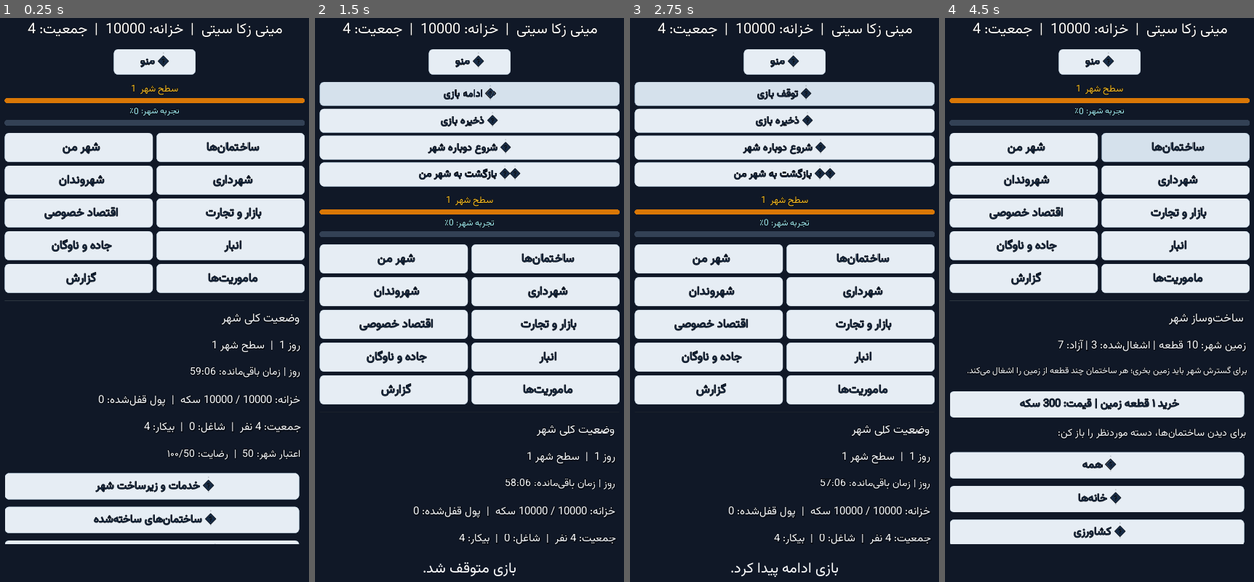
Above: before the commit, frames 1-4 (left to right).
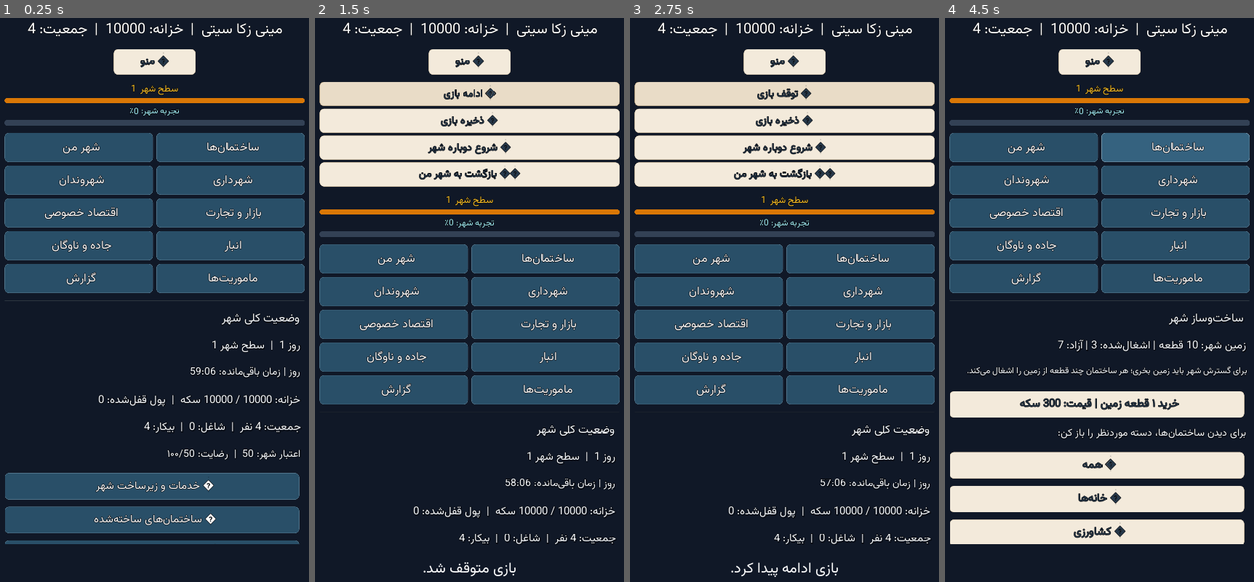
Above: after the commit, the same moments.

Repository: zekainstabot/mini-zeka-city
Game: Godot game, scene res://Main.tscn
The game is run twice, just before and just after one commit, with the same random seed, the same clock (stepped at 60 frames per second) and the same inputs.
Inputs:
- Up to frame 1 (0.25 s): no input
- Up to frame 2 (1.5 s): click "ﻮﻨﻣ ☰" at 0.5 s; click "ﯼﺯﺎﺑ ﻒﻗﻮﺗ ⏸" at 1.25 s
- Up to frame 3 (2.75 s): click "ﯼﺯﺎﺑ ﻪﻣﺍﺩﺍ ▶" at 2 s
- Up to frame 4 (4.5 s): click "ﯼﺯﺎﺑ ﻩﺮﯿﺧﺫ 💾" at 2.75 s; click "ﻦﻣ ﺮﻬﺷ" at 3.5 s; click "ﺎﻫ‌ﻥﺎﻤﺘﺧﺎﺳ" at 4.25 s

The runs differ from the first frame. In frame 1, 35% of the frame differs, in the area x 1-99%, y 5-94%; in frame 2, 42%; in frame 3, 42%; in frame 4, 42%.

Commit message:
Differentiate inner action buttons from main navigation

Diff:
--- a/scripts/Main.gd
+++ b/scripts/Main.gd
@@ -419,21 +419,25 @@
 
 func _style_button(button, navigation=false):
 	button.flat = false
-	# Calm, consistent contrast: soft cool background with deep navy text.
-	var normal_color = Color("#e6edf4")
-	var hover_color = Color("#d5e1ec")
-	var pressed_color = Color("#c3d3e2")
-	button.add_stylebox_override("normal", _button_style(normal_color, Color("#9aabba")))
-	button.add_stylebox_override("hover", _button_style(hover_color, Color("#71869a")))
-	button.add_stylebox_override("focus", _button_style(hover_color, Color("#71869a")))
-	button.add_stylebox_override("pressed", _button_style(pressed_color, Color("#526a80")))
-	button.add_stylebox_override("disabled", _button_style(Color("#d1d5db"), Color("#9ca3af")))
-	# Dark navy lettering remains legible in every active state.
-	button.add_color_override("font_color", Color("#172b45"))
-	button.add_color_override("font_color_focus", Color("#172b45"))
-	button.add_color_override("font_color_hover", Color("#172b45"))
-	button.add_color_override("font_color_pressed", Color("#172b45"))
-	button.add_color_override("font_color_disabled", Color("#4b5563"))
+	# Primary navigation: muted deep blue with clear white lettering.
+	# Inner/action buttons: soft warm ivory with dark slate lettering.
+	var normal_color = Color("#294f68") if navigation else Color("#f3eadb")
+	var hover_color = Color("#35627f") if navigation else Color("#e9dcc7")
+	var pressed_color = Color("#1f4057") if navigation else Color("#ddcbb0")
+	var border_normal = Color("#52758b") if navigation else Color("#c5b69e")
+	var border_hover = Color("#7899ad") if navigation else Color("#a99576")
+	var border_pressed = Color("#17364a") if navigation else Color("#927b5b")
+	var text_color = Color("#ffffff") if navigation else Color("#26384a")
+	button.add_stylebox_override("normal", _button_style(normal_color, border_normal))
+	button.add_stylebox_override("hover", _button_style(hover_color, border_hover))
+	button.add_stylebox_override("focus", _button_style(hover_color, border_hover))
+	button.add_stylebox_override("pressed", _button_style(pressed_color, border_pressed))
+	button.add_stylebox_override("disabled", _button_style(Color("#d8dce1"), Color("#aeb6bf")))
+	button.add_color_override("font_color", text_color)
+	button.add_color_override("font_color_focus", text_color)
+	button.add_color_override("font_color_hover", text_color)
+	button.add_color_override("font_color_pressed", text_color)
+	button.add_color_override("font_color_disabled", Color("#687482"))
 
 func _clear_content():
 	construction_time_labels.clear()
